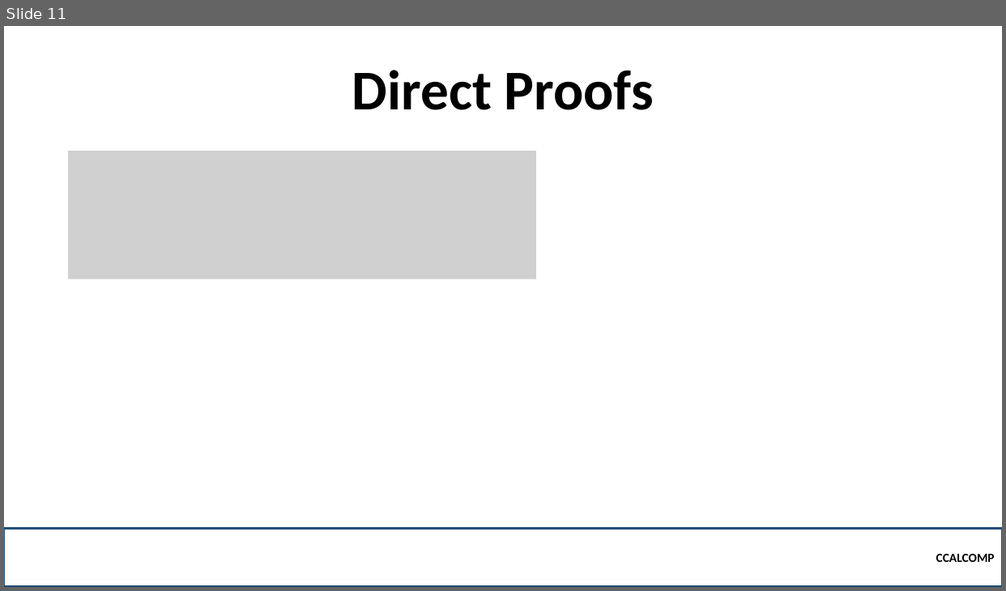
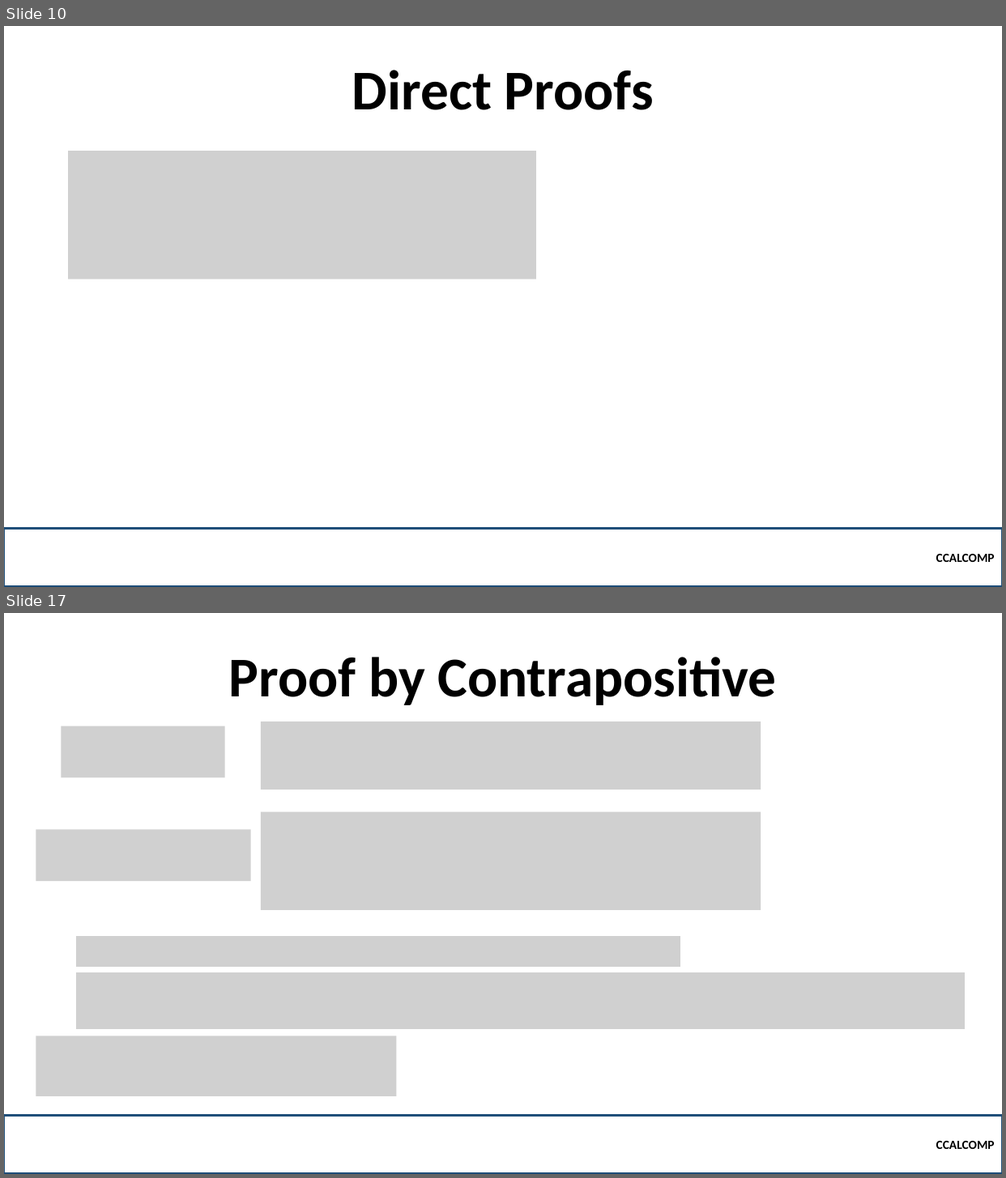
Before and after one commit to robitussin/CCALCOMP, a slide deck: Week 3 - Proofs/Proofs.pptx. Shown one above the other, each under a label of ours: slide 11 before the commit, slides 10 and 17 after it; the slides between them are not shown. The pictures are 1006x591 and 1006x1178 pixels, drawn with LibreOffice and Linux fonts; fonts in the diff are those of the drawing; grey boxes stand for pictures; background and template pictures are left out. Boxes give left, top, right and bottom in pixels: in the first picture for what was removed or moved away, otherwise in the second. Text is boxed around its words. In the diff, an @@ line names an element or a change of style, - is before the commit and + after.

```diff
--- a/Week 3 - Proofs/Proofs.pptx
+++ b/Week 3 - Proofs/Proofs.pptx
@@ slide 17 added at box(4, 613, 1002, 1174), background picture (left out) @@
@@ title added at box(229, 657, 777, 705), 54 pt, text #000000, bold @@
+Proof by Contrapositive
@@ picture added at box(61, 726, 225, 777) @@
@@ picture added at box(261, 722, 761, 790) @@
@@ picture added at box(36, 829, 251, 881) @@
@@ picture added at box(261, 812, 761, 910) @@
@@ picture added at box(75, 935, 682, 969) @@
@@ picture added at box(75, 971, 967, 1032) @@
@@ picture added at box(484, 1003, 503, 1025) @@
@@ picture added at box(36, 1036, 397, 1097) @@
@@ rectangle added at box(4, 1115, 1002, 1174), outline #1F4E79 2.25 pt, 12 pt, text #000000, bold @@
+CCALCOMP
@@ what was slide 11 is now slide 10 @@
```
Also in this commit, not shown: 7 slides changed, 4 other slides added, 1 slide removed.
